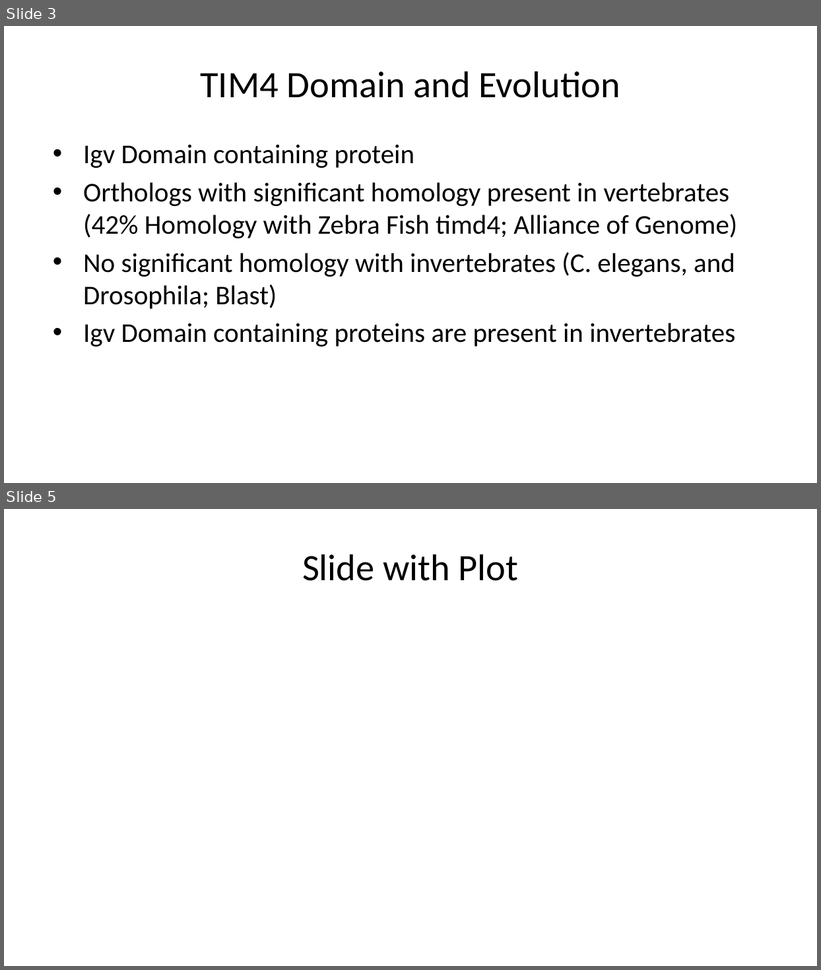
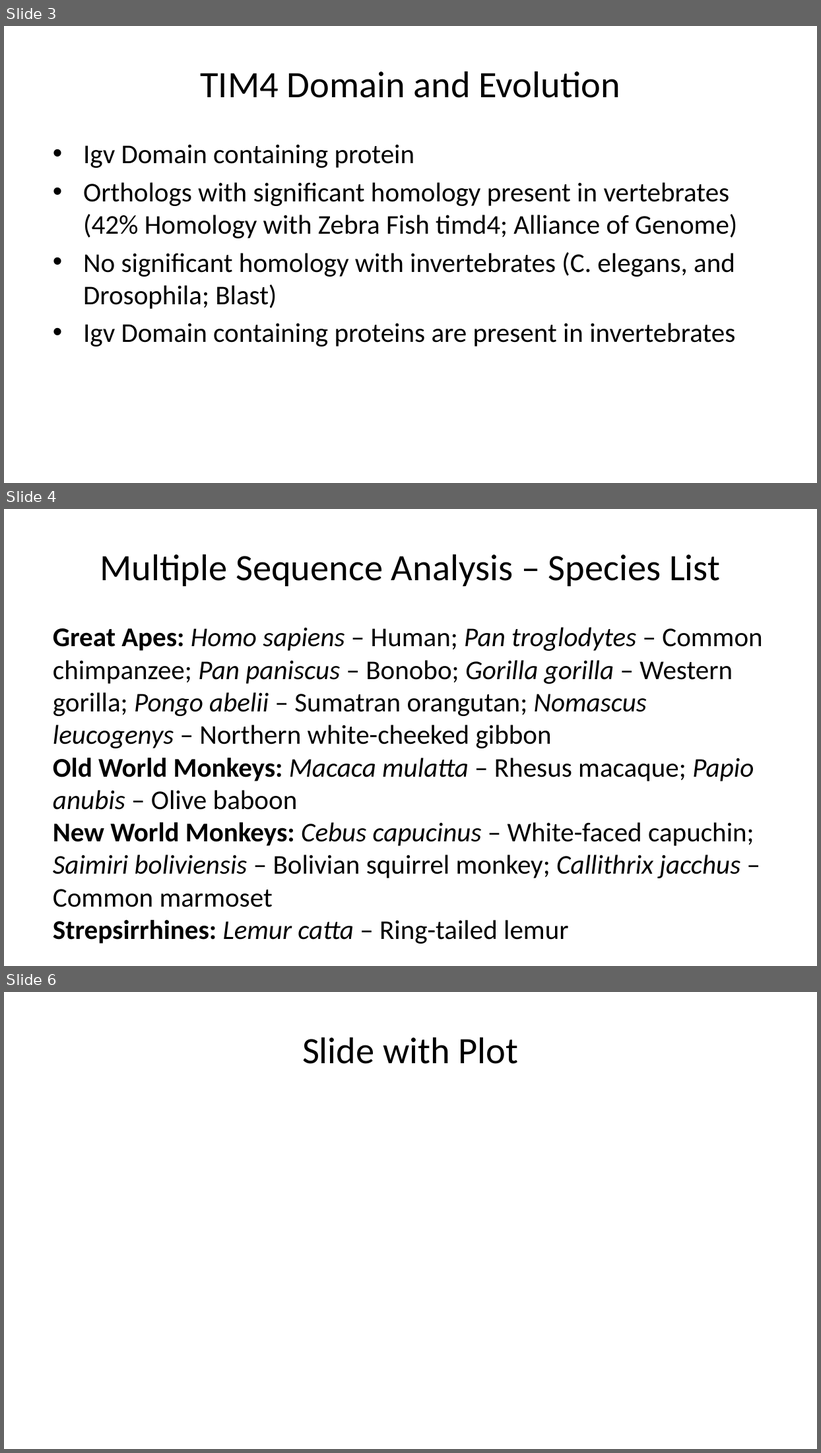
Before and after one commit to Git-with-Ahmed/TIMs-Evolution, a slide deck: Powerpoint-Markdown.pptx. Shown one above the other, each under a label of ours: slides 3 and 5 before the commit, slides 3, 4 and 6 after it; the slides between them are not shown. The pictures are 821x970 and 821x1453 pixels, drawn with LibreOffice and Linux fonts; fonts in the diff are those of the drawing. Boxes give left, top, right and bottom in pixels: in the first picture for what was removed or moved away, otherwise in the second. Text is boxed around its words. In the diff, an @@ line names an element or a change of style, - is before the commit and + after.

Commit message:
sequences updated, rmd updated
Started Introduction slides

```diff
--- a/Powerpoint-Markdown.pptx
+++ b/Powerpoint-Markdown.pptx
@@ slide 4 added at [4, 509, 817, 966], background #FFFFFF @@
@@ title added at [100, 554, 720, 586], 33 pt, text #000000 @@
+Multiple Sequence Analysis – Species List
@@ text added at [53, 627, 762, 908], 24 pt, text #000000 @@
+Great Apes: Homo sapiens – Human; Pan troglodytes – Common chimpanzee; Pan paniscus – Bonobo; Gorilla gorilla – Western gorilla; Pongo abelii – Sumatran orangutan; Nomascus leucogenys – Northern white-cheeked gibbon
+Old World Monkeys: Macaca mulatta – Rhesus macaque; Papio anubis – Olive baboon
+New World Monkeys: Cebus capucinus – White-faced capuchin; Saimiri boliviensis – Bolivian squirrel monkey; Callithrix jacchus – Common marmoset
+Strepsirrhines: Lemur catta – Ring-tailed lemur
@@ what was slide 5 is now slide 6 @@
```
Also in this commit, not shown: 1 other slide added, 1 slide removed, 4 other files.
